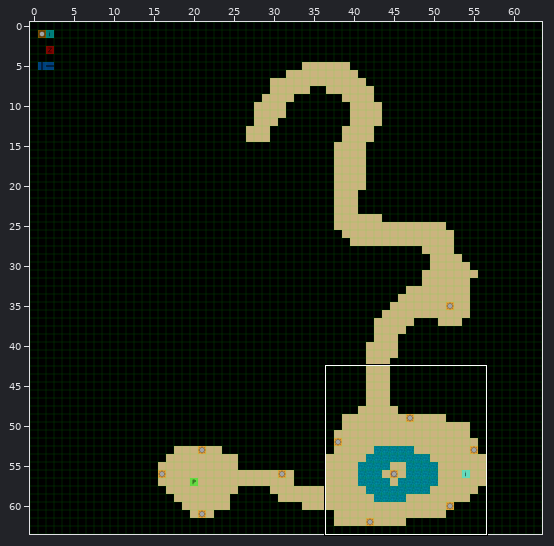
A Tiled map gets an edit: assets-src/maps/chap1.tmx. Above, an overview of the earlier version with the close-up marked.
Close-up. Old version:
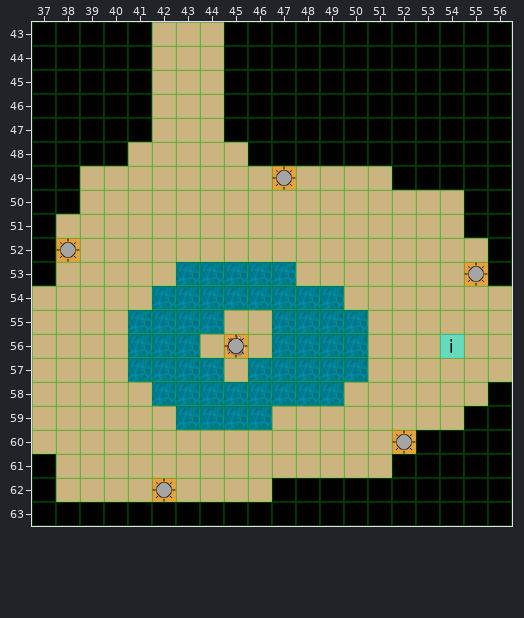
Cells are 32x32 px. Shown: x 37..56, y 43..63. The commit also changed other parts of the map, which this record leaves out.
Once edited:
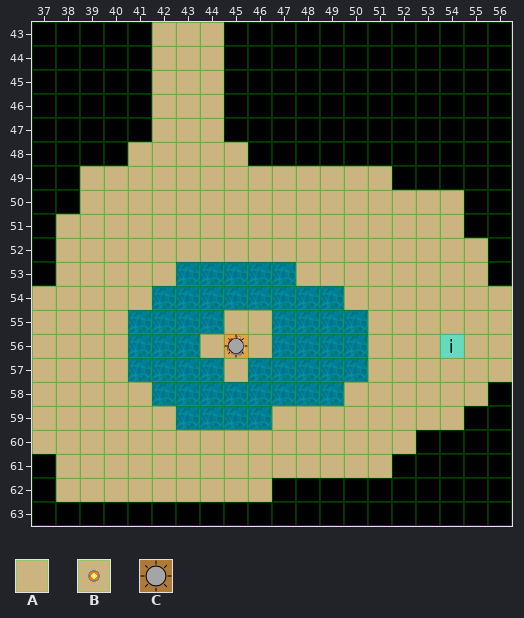
Key: from "basic": A 1, B 8; from "items": C 0.
_ is an empty cell, . an unchanged one.
Objects are placed by their top-left corner, in cells (3,4 is the top-left corner of cell 3,4); size is 1x1 cell unless given.
The edit:
--- layer "map"
@@ x 47..47 @@
-49 B
+49 A
@@ x 38..55 @@
-52 B.................
-53 .................B
+52 A.................
+53 .................A
@@ x 52..52 @@
-60 B
+60 A
@@ x 42..42 @@
-62 B
+62 A
--- layer "lights"
-C "LowLight" at 47,49
+(outside this view)
-C "LowLight" at 38,52
+(outside this view)
-C "LowLight" at 55,53
+(outside this view)
-C "LowLight" at 42,62
+(outside this view)
-C "LowLight" at 52,60
